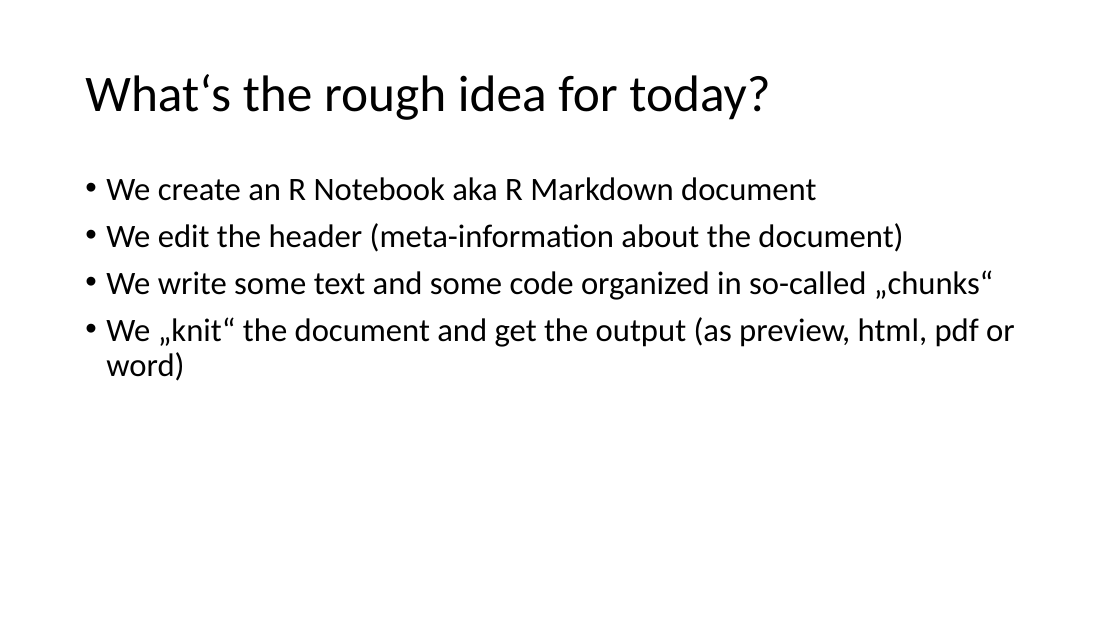
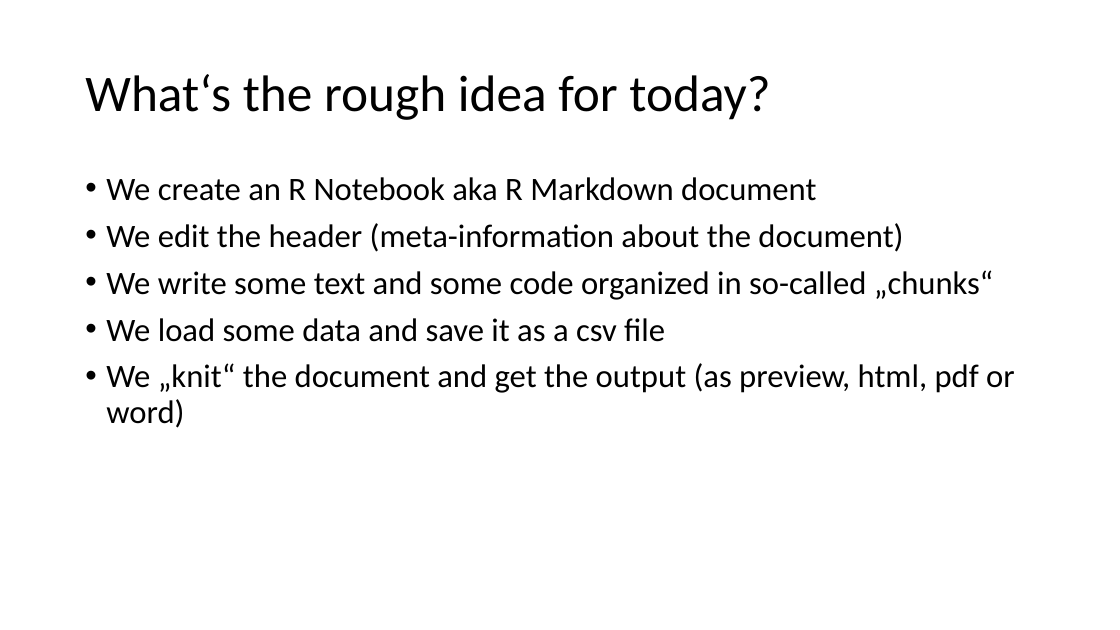
Before and after one commit to helenahartmann/git_intro, a slide deck: slide 2 of SBL_repro_workshop.pptx. Drawn at 1120x630 pixels with LibreOffice and Linux fonts; fonts in the diff are those of the drawing. Boxes give left, top, right and bottom in pixels: in the first picture for what was removed or moved away, otherwise in the second. Text is boxed around its words. In the diff, an @@ line names an element or a change of style, - is before the commit and + after.

```diff
--- a/SBL_repro_workshop.pptx
+++ b/SBL_repro_workshop.pptx
@@ text at (106,318,665,342): paragraph added @@
+• We load some data and save it as a csv file
```
Also in this commit, not shown: 2 other slides changed, 1 slide removed, 3 other files.
